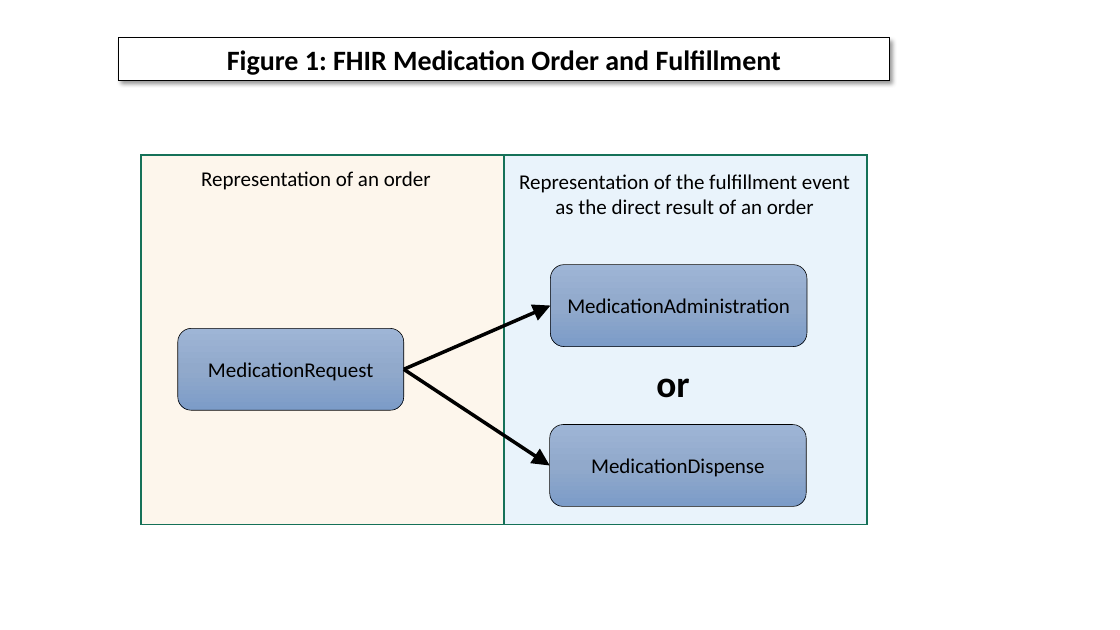
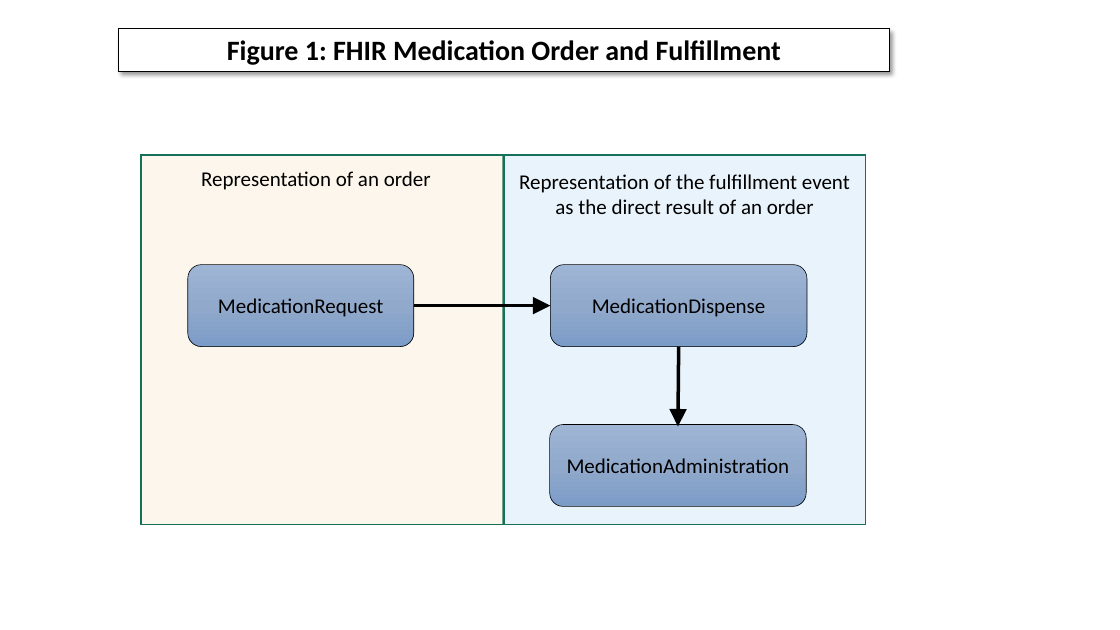
Before and after one commit to HL7/FHIR-ONC-Meds, a slide deck: slide 1 of Presentation1.pptx. Drawn at 1120x630 pixels with LibreOffice and Linux fonts; fonts in the diff are those of the drawing. Boxes give left, top, right and bottom in pixels: in the first picture for what was removed or moved away, otherwise in the second. Text is boxed around its words. In the diff, an @@ line names an element or a change of style, - is before the commit and + after.

```diff
--- a/Presentation1.pptx
+++ b/Presentation1.pptx
@@ rectangle "Figure 1: FHIR Medication Order ...": place and size @@
-rectangle "Figure 1: FHIR Medication Order ..." at box(118, 38, 890, 80)
+rectangle "Figure 1: FHIR Medication Order ..." at box(118, 29, 890, 71)
@@ rounded rectangle "MedicationRequest": place and size @@
-rounded rectangle "MedicationRequest" at box(178, 329, 404, 410)
+rounded rectangle "MedicationRequest" at box(188, 265, 414, 346)
@@ text in rounded rectangle at box(592, 298, 766, 317): text changed @@
-MedicationAdministration
+MedicationDispense
@@ arrow moved from (404, 370) - (550, 306) to (414, 306) - (550, 306) @@
@@ arrow added from (679, 347) to (678, 427), #000000 3 pt @@
@@ arrow removed from (404, 370) to (549, 465) @@
@@ text removed at box(656, 378, 689, 398) @@
-or
@@ text in rounded rectangle at box(567, 458, 790, 473): text changed @@
-MedicationDispense
+MedicationAdministration
```
Also in this commit, not shown: 2 other slides changed, 5 other files.
